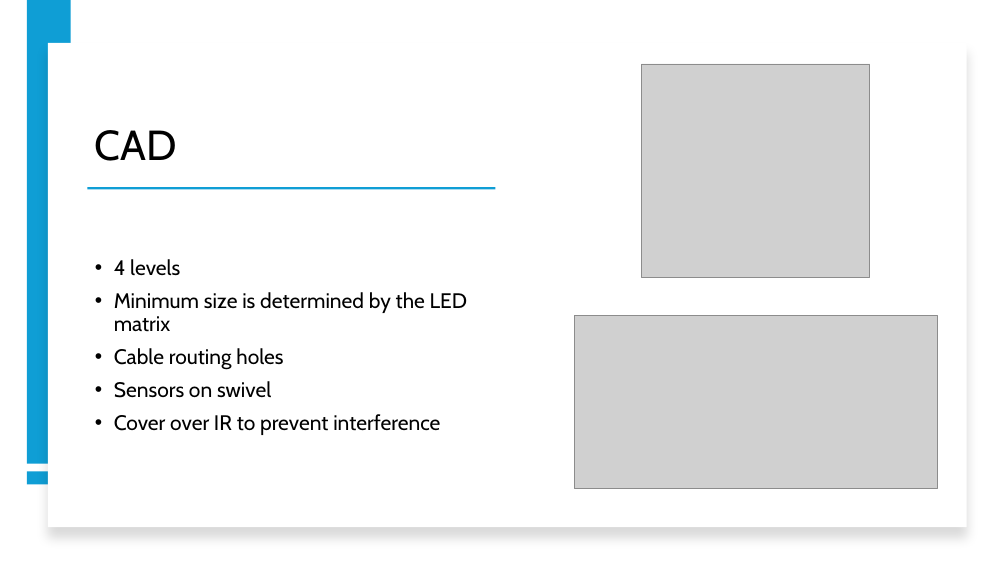
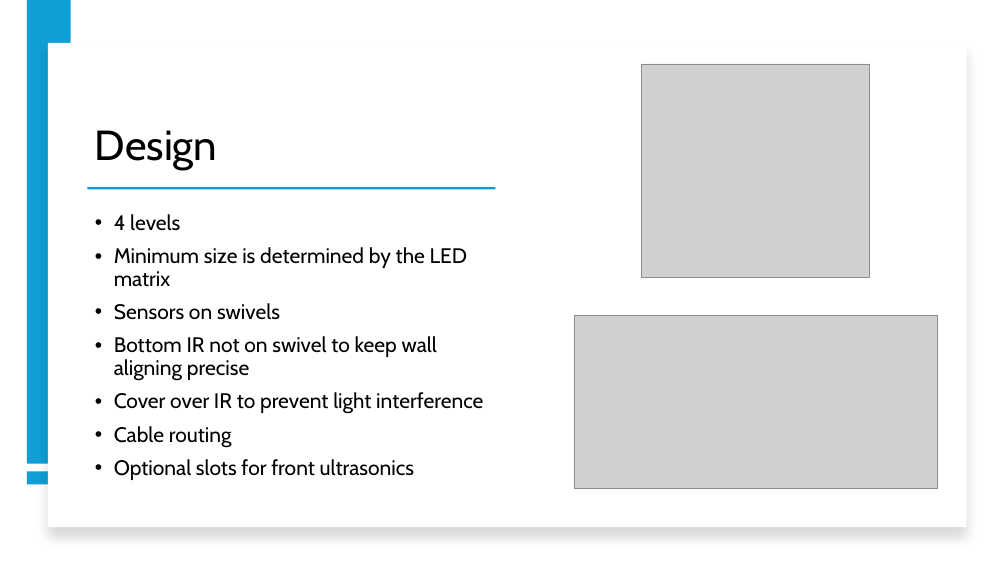
Before and after one commit to greenpanda111/GEOFF_RDAC, a slide deck: slide 3 of Presentation/GEOFF.pptx. Drawn at 1008x567 pixels with LibreOffice and Linux fonts; fonts in the diff are those of the drawing; grey boxes stand for pictures. Boxes give left, top, right and bottom in pixels: in the first picture for what was removed or moved away, otherwise in the second. Text is boxed around its words. In the diff, an @@ line names an element or a change of style, - is before the commit and + after.

```diff
--- a/Presentation/GEOFF.pptx
+++ b/Presentation/GEOFF.pptx
@@ title at bbox=[95, 130, 217, 170]: text changed @@
-CAD
+Design
@@ text at bbox=[114, 303, 483, 480]: text changed @@
-• Cable routing holes
-• Sensors on swivel
-• Cover over IR to prevent interference
+• Sensors on swivels
+• Bottom IR not on swivel to keep wall aligning precise
+• Cover over IR to prevent light interference
+• Cable routing
+• Optional slots for front ultrasonics
```
Also in this commit, not shown: 5 other slides changed, 1 slide added, 1 slide removed, 49 other files.
